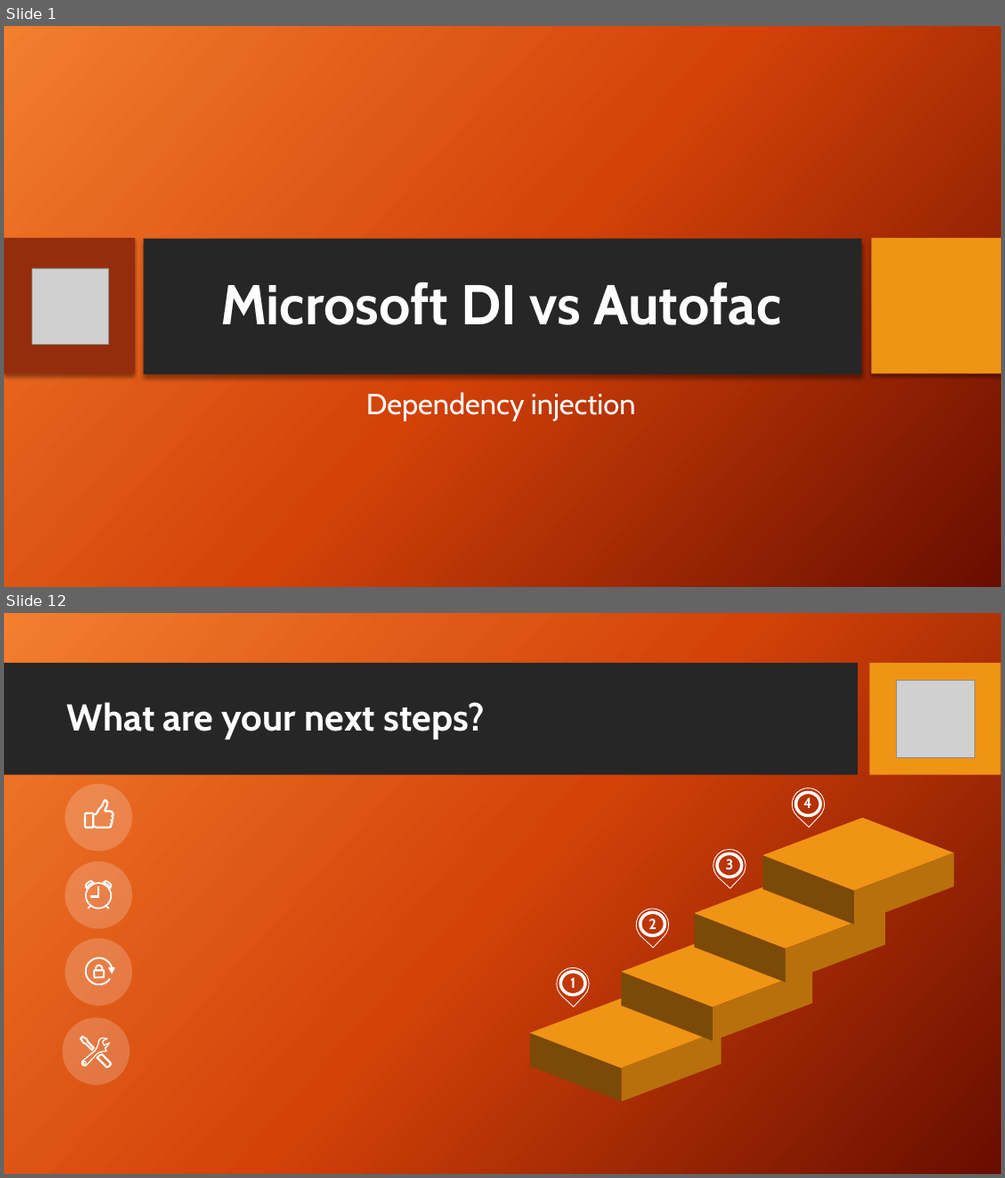
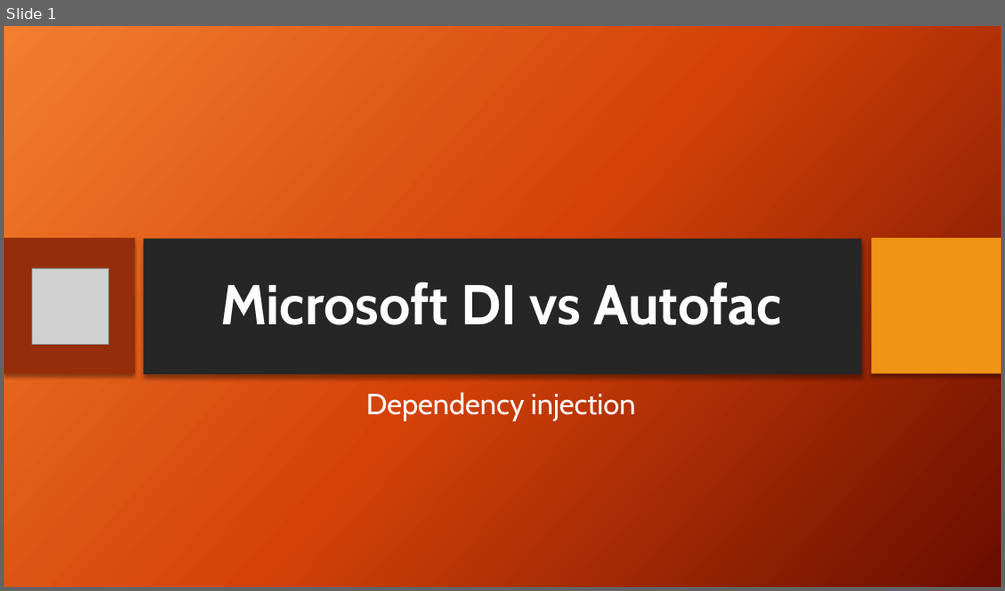
Before and after one commit to mohashan/MicrosoftDI_vs_Autofac, a slide deck: Microsoft DI vs Autofac.pptx. Shown one above the other, each under a label of ours: slides 1 and 12 before the commit, slide 1 after it; the slides between them are not shown. The pictures are 1005x1178 and 1005x591 pixels, drawn with LibreOffice and Linux fonts; fonts in the diff are those of the drawing; grey boxes stand for pictures; background and template pictures are left out. Boxes give left, top, right and bottom in pixels: in the first picture for what was removed or moved away, otherwise in the second. Text is boxed around its words. In the diff, an @@ line names an element or a change of style, - is before the commit and + after.

```diff
--- a/Microsoft DI vs Autofac.pptx
+++ b/Microsoft DI vs Autofac.pptx
@@ slide 12 removed at bbox=[4, 613, 1001, 1174], background picture (left out) @@
@@ rectangle removed at bbox=[4, 663, 858, 775] @@
@@ rectangle removed at bbox=[870, 663, 1001, 775] @@
@@ picture removed at bbox=[897, 680, 975, 757] @@
@@ title removed at bbox=[67, 702, 485, 739] @@
-What are your next steps?
@@ ellipse removed at bbox=[65, 784, 132, 851] @@
@@ freeform shape removed at bbox=[85, 799, 114, 827] @@
@@ group removed at bbox=[530, 781, 955, 1102]: 12 freeform shapes, 4 teardrops, 4 ellipses, 4 texts @@
-2
-1
-3
-4
@@ group removed at bbox=[65, 861, 132, 929]: 6 freeform shapes, 1 ellipse @@
@@ group removed at bbox=[65, 938, 132, 1005]: 4 freeform shapes, 1 ellipse @@
@@ group removed at bbox=[63, 1018, 129, 1085]: 3 freeform shapes, 1 ellipse @@
```
Also in this commit, not shown: 2 slides changed, 11 slides added, 9 other slides removed, 3 other files.
